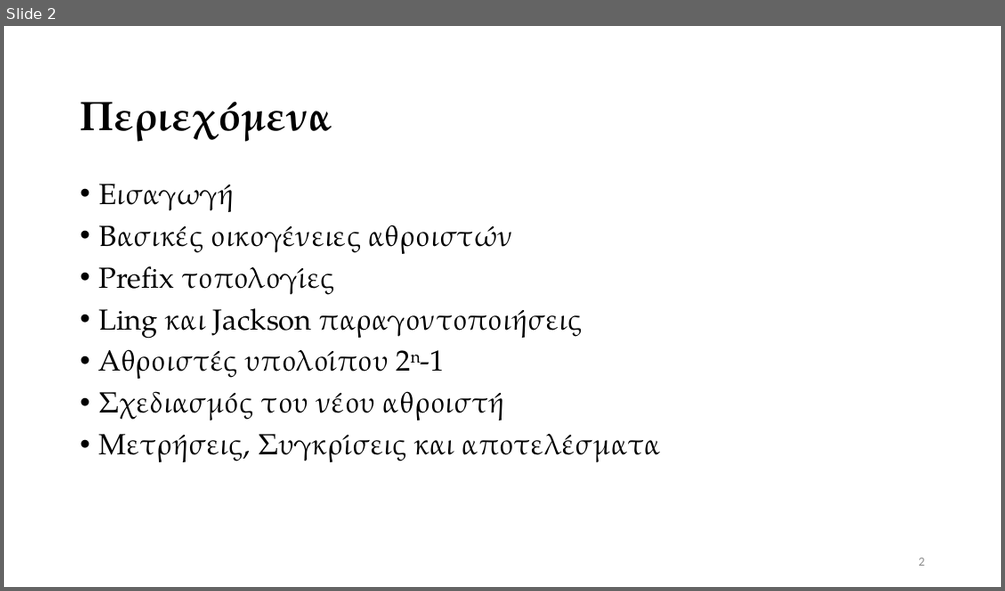
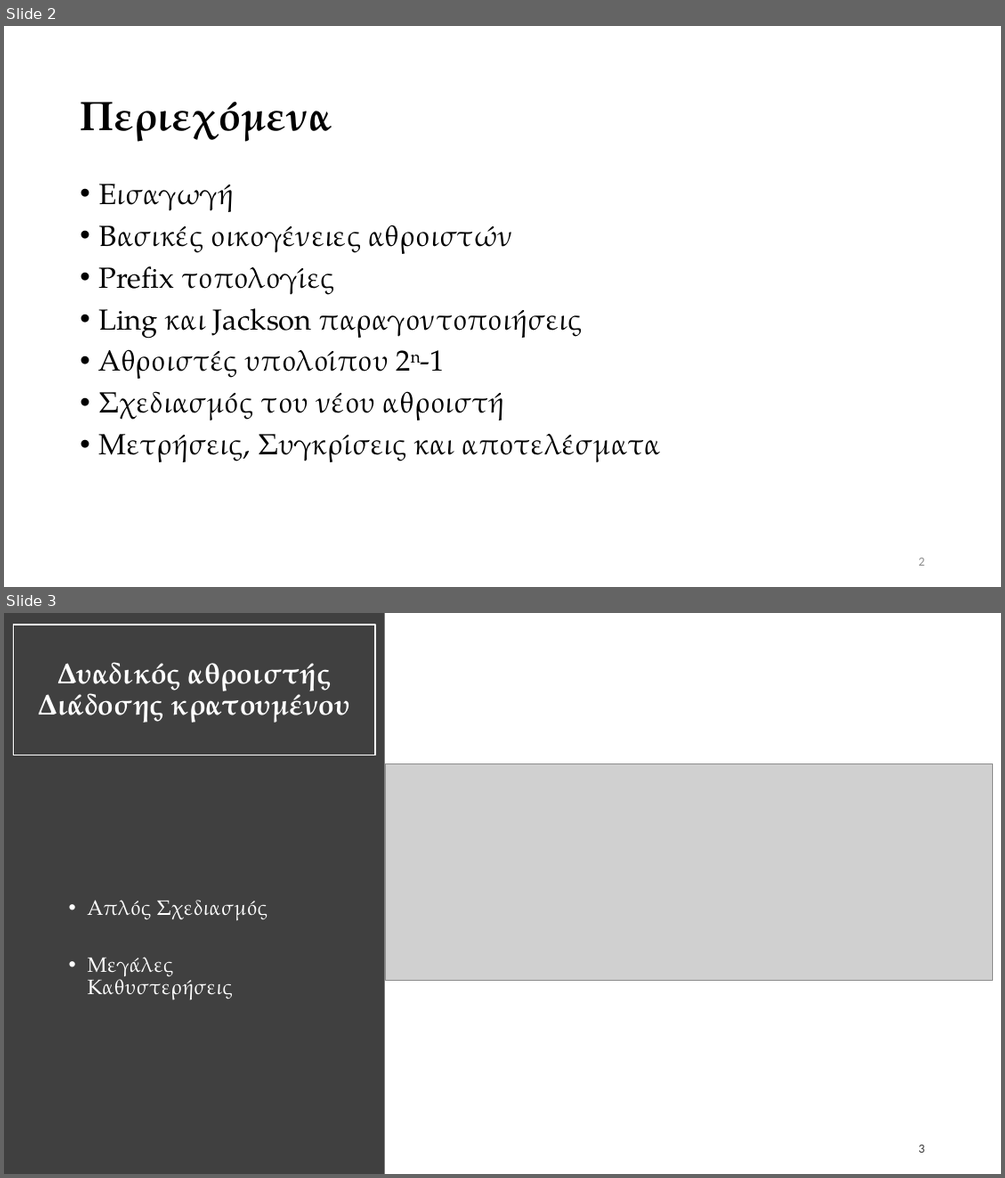
Before and after one commit to vassilas/THESIS_DOC, a slide deck: Presentation/Presentation.pptx. Shown one above the other, each under a label of ours: slide 2 before the commit, slides 2 and 3 after it. The pictures are 1005x591 and 1005x1178 pixels, drawn with LibreOffice and Linux fonts; fonts in the diff are those of the drawing; grey boxes stand for pictures. Boxes give left, top, right and bottom in pixels: in the first picture for what was removed or moved away, otherwise in the second. Text is boxed around its words. In the diff, an @@ line names an element or a change of style, - is before the commit and + after.

Commit message:
Update Presentation, and serial-prefix figure

```diff
--- a/Presentation/Presentation.pptx
+++ b/Presentation/Presentation.pptx
@@ slide 3 added at [4,613,1001,1174], background #FFFFFF @@
@@ rectangle added at [4,613,385,1174], fill #404040 @@
@@ rectangle added at [13,625,375,755], outline #FFFFFF 1.5 pt, 28 pt, text #FFFFFF, bold @@
+Δυαδικός αθροιστής Διάδοσης κρατουμένου
@@ picture added at [386,764,993,981] @@
@@ text added at [88,900,267,1000], 20 pt, text #FFFFFF @@
+• Απλός Σχεδιασμός
+• Μεγάλες Καθυστερήσεις
@@ page number added at [918,1144,924,1152], 12 pt, text #000000 at 80% opacity @@
+3
```
Also in this commit, not shown: 3 other slides added, 8 other files.
